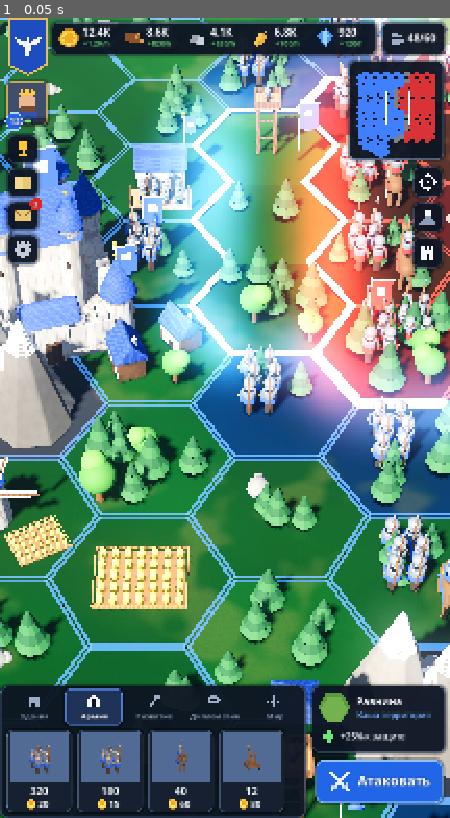
Above: before the commit, frame 1.
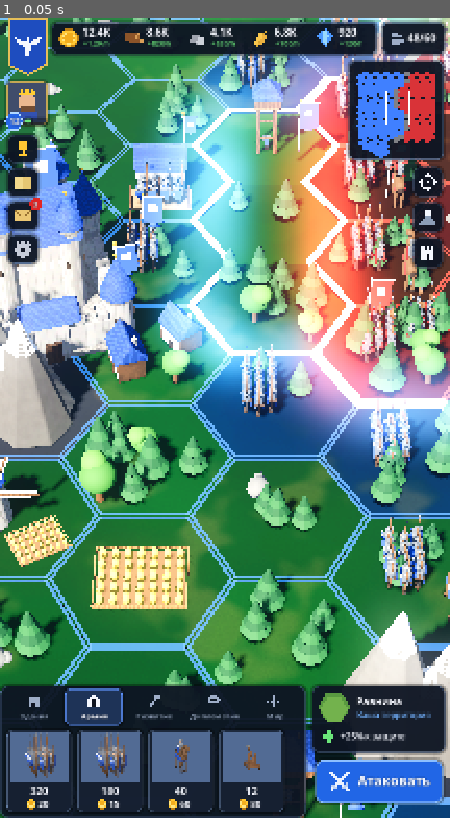
Above: after the commit, the same moment.

Repository: kaboomenko/Raivon
Game: Godot game, scene res://scenes/main.tscn
The game is run twice, just before and just after one commit, with the same random seed, the same clock (stepped at 60 frames per second) and the same inputs.
Inputs:
- Up to frame 1 (0.05 s): no input

The runs differ from the first frame. In frame 1, 7.4% of the frame differs, in the area x 5-100%, y 0-100%.

Commit message:
Art: armoured soldiers (1:6 proportions, tabards with emblem, capes, kite shields), new mounted knight
Co-Authored-By: Claude Opus 5.5 <noreply@anthropic.com>
Claude-Session: https://claude.ai/code/session_01Gm1xuL6Hscrx7wka3sjbP5

Diff:
--- /dev/null
+++ b/game/scripts/sim/armies.gd
@@ -0,0 +1,61 @@
+extends RefCounted
+## Starting armies for the chapter I prototype (canon §8.1, 11_balance_numbers.md §15),
+## port of packages/sim/src/armies.ts. Army layout is documented in battle.gd.
+
+const Types := preload("res://scripts/sim/types.gd")
+const MapGen := preload("res://scripts/sim/map_gen.gd")
+const World := preload("res://scripts/sim/world.gd")
+
+const INFANTRY_BASE := 25 # per squad at DL1 (canon §8.1, C36)
+
+
+static func infantry_army(id: int, side: int, hex: int, slots: int, dev_level: int) -> Dictionary:
+	var mx := Types.js_round(INFANTRY_BASE * slots * Types.strength_mult(dev_level) * Types.FX)
+	return {
+		"id": id, "side": side, "hex": hex, "str": mx, "max_str": mx, "infantry": 1000,
+		"hold": false, "move": null, "start_str": mx, "attrition": 0, "routed": false,
+	}
+
+
+static func _by_value_desc(cells: Array) -> Array[int]:
+	cells.sort_custom(func(a: Dictionary, b: Dictionary) -> bool:
+		return a["value"] > b["value"] or (a["value"] == b["value"] and a["id"] < b["id"]))
+	var out: Array[int] = []
+	for c in cells:
+		out.append(c["id"])
+	return out
+
+
+## Front hexes of `side` bordering `enemy` (official owners), best value first.
+static func _front(w: World, side: int, enemy: int) -> Array[int]:
+	var cells: Array = []
+	for c in w.cells:
+		if c["owner"] != side or not Types.is_passable(c):
+			continue
+		for n in w.neighbors[c["id"]]:
+			if n >= 0 and w.cells[n]["owner"] == enemy:
+				cells.append(c)
+				break
+	return _by_value_desc(cells)
+
+
+## Player: 2 armies × 3 slots at the front. Barons (Wolf, +1 army): 3 × 3.
+static func starting_armies(w: World) -> Array[Dictionary]:
+	var barons := MapGen.BARONS
+	var pf := _front(w, Types.PLAYER, barons)
+	var bf := _front(w, barons, Types.PLAYER)
+	var out: Array[Dictionary] = []
+	out.append(infantry_army(1, Types.PLAYER, pf[0], 3, 1))
+	out.append(infantry_army(2, Types.PLAYER, pf[1] if pf.size() > 1 else int(w.states[Types.PLAYER]["capital_id"]), 3, 1))
+	var barons_dl: int = w.states[barons]["dev_level"]
+	# One Barons army holds the front; the others start in the rear and the AI pulls them toward threats.
+	var cap: int = w.states[barons]["capital_id"]
+	var rear_cells: Array = []
+	for c in w.cells:
+		if c["owner"] == barons and Types.is_passable(c) and c["id"] != cap and not bf.has(c["id"]):
+			rear_cells.append(c)
+	var rear := _by_value_desc(rear_cells)
+	out.append(infantry_army(101, barons, bf[0], 3, barons_dl))
+	out.append(infantry_army(102, barons, rear[0] if rear.size() > 0 else cap, 3, barons_dl))
+	out.append(infantry_army(103, barons, cap, 3, barons_dl))
+	return out
--- /dev/null
+++ b/game/scripts/sim/war.gd
@@ -0,0 +1,240 @@
+extends RefCounted
+## War score, offensive stars, peace demands and treaty (canon §9.12–9.14, §10.1),
+## port of packages/sim/src/war.ts.
+##
+## War (Dictionary):
+##   {enemy:int, goal:int (player's war-goal hex, +10 while held), ai_goal:int (AI goal: most valuable
+##    player border hex outside the core, -1 = none), enemy_value0:int, player_value0:int,
+##    battles:int (battle points clamped to ±10), offensives:int}
+## WarScore (Dictionary):
+##   {score:float, occupation:float, losses:float, battles:int, goal:int, capital:int, control:int (%)}
+## Demand (Dictionary):
+##   {id:String ("pocket:i" | "annex:<cell>" | "contribution:i" | "reparations"),
+##    kind:String ("annex"|"pocket"|"contribution"|"reparations"), hexes:Array[int], cost:float, label:String}
+## TreatyResult (Dictionary): {annexed:Array[int], returned:Array[int], gold_packs:int, reparations:bool}
+
+const Types := preload("res://scripts/sim/types.gd")
+const MapGen := preload("res://scripts/sim/map_gen.gd")
+const Topology := preload("res://scripts/sim/topology.gd")
+const World := preload("res://scripts/sim/world.gd")
+
+
+static func _touches_controller(w: World, id: int, controller: int) -> bool:
+	for n in w.neighbors[id]:
+		if n >= 0 and w.cells[n]["controller"] == controller:
+			return true
+	return false
+
+
+static func _touches_owner(w: World, id: int, owner: int) -> bool:
+	for n in w.neighbors[id]:
+		if n >= 0 and w.cells[n]["owner"] == owner:
+			return true
+	return false
+
+
+static func _sort_value_desc(cells: Array) -> void:
+	cells.sort_custom(func(a: Dictionary, b: Dictionary) -> bool:
+		return a["value"] > b["value"] or (a["value"] == b["value"] and a["id"] < b["id"]))
+
+
+## Suggested war goals: enemy border hexes outside its core touching the player, best first.
+static func recommend_goals(w: World, enemy: int, n: int = 3) -> Array[int]:
+	var core := MapGen.core_of(w, enemy)
+	var border: Array = []
+	for c in w.cells:
+		if c["owner"] == enemy and Types.is_passable(c) and not core.has(c["id"]) and _touches_controller(w, c["id"], Types.PLAYER):
+			border.append(c)
+	_sort_value_desc(border)
+	var out: Array[int] = []
+	for i in mini(n, border.size()):
+		out.append(border[i]["id"])
+	return out
+
+
+static func declare_war(w: World, enemy: int, goal: int) -> Dictionary:
+	var player_core := MapGen.core_of(w, Types.PLAYER)
+	var cands: Array = []
+	for c in w.cells:
+		if c["owner"] == Types.PLAYER and not player_core.has(c["id"]) and _touches_owner(w, c["id"], enemy):
+			cands.append(c)
+	_sort_value_desc(cands)
+	return {
+		"enemy": enemy,
+		"goal": goal,
+		"ai_goal": cands[0]["id"] if cands.size() > 0 else -1,
+		"enemy_value0": MapGen.official_value(w, enemy),
+		"player_value0": MapGen.official_value(w, Types.PLAYER),
+		"battles": 0,
+		"offensives": 0,
+	}
+
+
+## Enemy hexes inside the player's pockets count as occupation (canon §9.7).
+static func enemy_pocket_hexes(w: World, war: Dictionary) -> Array[int]:
+	var out: Array[int] = []
+	for g in Topology.pockets(w, war["enemy"], Types.PLAYER):
+		out.append_array(g)
+	return out
+
+
+static func war_score(w: World, war: Dictionary) -> Dictionary:
+	var enemy: int = war["enemy"]
+	var occ := 0
+	var lost := 0
+	var pocket_set := {}
+	for id in enemy_pocket_hexes(w, war):
+		pocket_set[id] = true
+	for c in w.cells:
+		if not Types.is_passable(c):
+			continue
+		if c["owner"] == enemy and (c["controller"] == Types.PLAYER or pocket_set.has(c["id"])):
+			occ += c["value"]
+		if c["owner"] == Types.PLAYER and c["controller"] == enemy:
+			lost += c["value"]
+	var occupation := Types.round1(float(occ * 100) / float(maxi(1, war["enemy_value0"])))
+	var losses := Types.round1(float(lost * 100) / float(maxi(1, war["player_value0"])))
+	var goal := 0
+	if war["goal"] >= 0 and w.cells[war["goal"]]["controller"] == Types.PLAYER:
+		goal += 10
+	if war["ai_goal"] >= 0 and w.cells[war["ai_goal"]]["controller"] == enemy:
+		goal -= 10
+	var enemy_cap: int = w.states[enemy]["capital_id"]
+	var capital := 20 if enemy_cap >= 0 and w.cells[enemy_cap]["controller"] == Types.PLAYER else 0
+	var raw: float = occupation - losses + war["battles"] + goal + capital
+	var score := Types.round1(clampf(raw, -100.0, 100.0))
+	return {
+		"score": score,
+		"occupation": occupation,
+		"losses": losses,
+		"battles": war["battles"],
+		"goal": goal,
+		"capital": capital,
+		"control": Types.js_round(50.0 + score / 2.0),
+	}
+
+
+## ★ for any capture, ★★ with the flag hex, ★★★ with the flag hex and no routed armies.
+static func offensive_stars(captured: Array, flag_hex: int, routed: int) -> int:
+	if captured.is_empty():
+		return 0
+	if not captured.has(flag_hex):
+		return 1
+	return 3 if routed == 0 else 2
+
+
+static func record_offensive(war: Dictionary, stars: int) -> void:
+	var pts := -1 if stars == 0 else stars
+	war["battles"] = clampi(int(war["battles"]) + pts, -10, 10)
+	war["offensives"] = int(war["offensives"]) + 1
+
+
+# ---------- peace ----------
+
+static func hex_peace_cost(w: World, war: Dictionary, hex: int) -> float:
+	return Types.round1(float(int(w.cells[hex]["value"]) * 100) / float(maxi(1, war["enemy_value0"])))
+
+
+static func available_demands(w: World, war: Dictionary) -> Array[Dictionary]:
+	var out: Array[Dictionary] = []
+	var core := MapGen.core_of(w, war["enemy"]) # decision 19: the enemy core is never demanded
+	var groups: Array = []
+	for g in Topology.pockets(w, war["enemy"], Types.PLAYER):
+		var kept: Array[int] = []
+		for id in g:
+			if not core.has(id):
+				kept.append(id)
+		if not kept.is_empty():
+			groups.append(kept)
+	var in_pocket := {}
+	for i in groups.size():
+		var g: Array[int] = groups[i]
+		var sum := 0.0
+		for id in g:
+			in_pocket[id] = true
+			sum += hex_peace_cost(w, war, id)
+		out.append({"id": "pocket:%d" % i, "kind": "pocket", "hexes": g, "cost": Types.round1(0.5 * sum),
+			"label": "Котёл целиком (%d гекс.)" % g.size()})
+	for c in w.cells:
+		if c["owner"] != war["enemy"] or c["controller"] != Types.PLAYER or core.has(c["id"]) or in_pocket.has(c["id"]):
+			continue
+		var hexes: Array[int] = [c["id"]]
+		out.append({"id": "annex:%d" % c["id"], "kind": "annex", "hexes": hexes, "cost": hex_peace_cost(w, war, c["id"]),
+			"label": c["name"] if c["name"] != "" else "Гекс"})
+	for i in range(1, 4):
+		out.append({"id": "contribution:%d" % i, "kind": "contribution", "hexes": [] as Array[int], "cost": 5.0,
+			"label": "Контрибуция (4 ч золота)"})
+	out.append({"id": "reparations", "kind": "reparations", "hexes": [] as Array[int], "cost": 5.0,
+		"label": "Репарации (10% производства, 24 ч)"})
+	return out
+
+
+## «Самое ценное за доступные очки»: pockets first, then the goal, then hexes by value, then gold.
+static func recommend_package(w: World, war: Dictionary, demands: Array, budget: float) -> Array[Dictionary]:
+	var value := func(d: Dictionary) -> int:
+		var v := 0
+		for id in d["hexes"]:
+			v += w.cells[id]["value"]
+		return v
+	var rank := func(d: Dictionary) -> int:
+		if d["kind"] == "pocket":
+			return 0
+		if d["kind"] == "annex":
+			return 1 if d["hexes"][0] == war["goal"] else 2
+		return 3
+	var order := demands.duplicate()
+	Types.stable_sort(order, func(a: Dictionary, b: Dictionary) -> int:
+		var r: int = rank.call(a) - rank.call(b)
+		if r != 0:
+			return r
+		var v: int = value.call(b) - value.call(a)
+		if v != 0:
+			return v
+		var ia: String = a["id"]
+		var ib: String = b["id"]
+		return -1 if ia < ib else (1 if ia > ib else 0))
+	var chosen: Array[Dictionary] = []
+	var left := budget
+	for d in order:
+		if d["cost"] <= left + 1e-9:
+			chosen.append(d)
+			left = Types.round1(left - d["cost"])
+	return chosen
+
+
+## Applies a victorious treaty for the player. Unclaimed occupations return to their owners.
+static func apply_treaty(w: World, war: Dictionary, chosen: Array) -> Dictionary:
+	var annex := {}
+	for d in chosen:
+		for id in d["hexes"]:
+			annex[id] = true
+	var returned: Array[int] = []
+	for c in w.cells:
+		if not Types.is_passable(c):
+			continue
+		if annex.has(c["id"]):
+			c["owner"] = Types.PLAYER
+			c["controller"] = Types.PLAYER
+			c["fort"] = 0
+		elif c["controller"] != c["owner"] and (c["owner"] == war["enemy"] or c["owner"] == Types.PLAYER):
+			c["controller"] = c["owner"]
+			returned.append(c["id"])
+	var annexed: Array[int] = []
+	for id in annex:
+		annexed.append(id)
+	annexed.sort()
+	var gold := 0
+	var reps := false
+	for d in chosen:
+		if d["kind"] == "contribution":
+			gold += 1
+		if d["kind"] == "reparations":
+			reps = true
+	return {"annexed": annexed, "returned": returned, "gold_packs": gold, "reparations": reps}
+
+
+## White peace: every occupation returns.
+static func white_peace(w: World) -> void:
+	for c in w.cells:
+		if Types.is_passable(c) and c["controller"] != c["owner"]:
+			c["controller"] = c["owner"]
--- a/game/scripts/world.gd
+++ b/game/scripts/world.gd
@@ -378,11 +378,11 @@
 		var face := -PI / 2 if owner == Owner.PLAYER else PI / 2
 		var side := "blue" if owner == Owner.PLAYER else "red"
 		if rng.randf() < 0.75:
-			spawn("squad_" + side, p + Vector3(-0.2, 0, -0.15), face, 1.6)
+			spawn("squad_" + side, p + Vector3(-0.2, 0, -0.15), face, 1.15)
 			if rng.randf() < 0.6:
-				spawn("knight_" + side, p + Vector3(0.25, 0, 0.3), face, 1.8)
+				spawn("knight_" + side, p + Vector3(0.3, 0, 0.35), face, 1.3)
 			if rng.randf() < 0.4:
-				spawn("squad_" + side, p + Vector3(0.3, 0, -0.4), face, 1.4)
+				spawn("squad_" + side, p + Vector3(0.35, 0, -0.4), face, 1.0)
 
 
 # ------------------------------------------------------------------ clouds at the edges of the known world
Binary file changed: game/assets/models/barracks.glb
Binary file changed: game/assets/models/barracks_bake.png
Binary file changed: game/assets/models/knight_blue.glb
Binary file changed: game/assets/models/knight_blue_bake.png
Binary file changed: game/assets/models/knight_red.glb
Binary file changed: game/assets/models/knight_red_bake.png
Binary file changed: game/assets/models/squad_blue.glb
Binary file changed: game/assets/models/squad_blue_bake.png
Binary file changed: game/assets/models/squad_red.glb
Binary file changed: game/assets/models/squad_red_bake.png
Binary file changed: game/assets/models/watchtower.glb
Binary file changed: game/assets/models/watchtower_bake.png
(and 5 more such lines)
